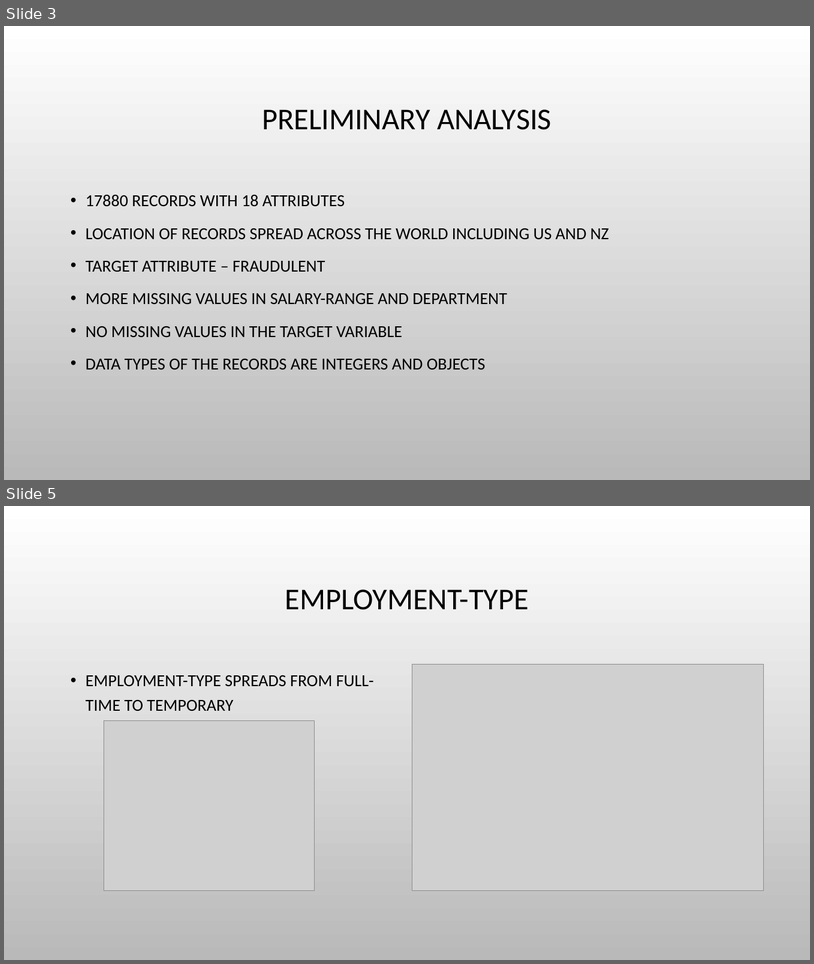
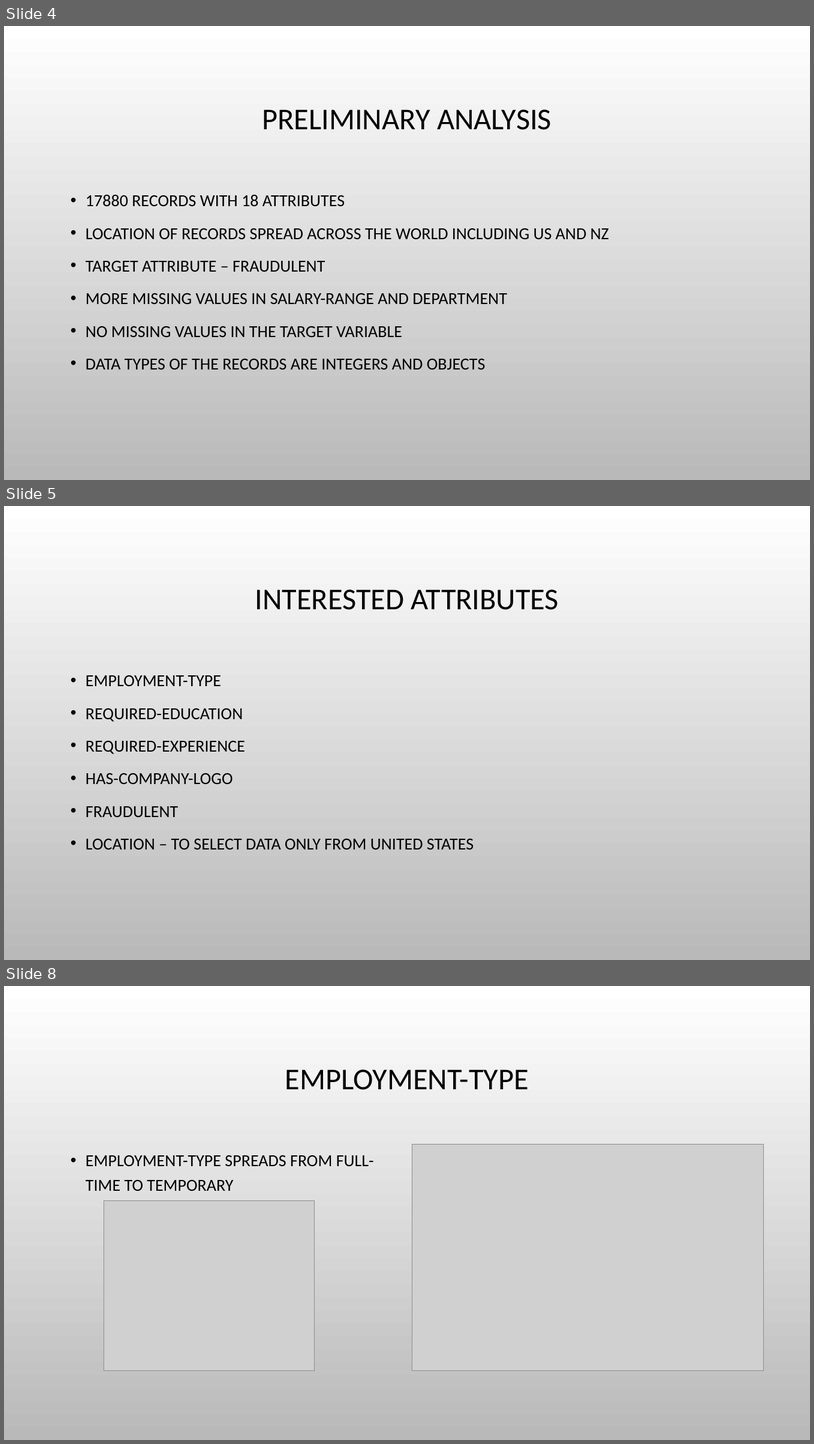
Before and after one commit to hjyoon16/Fake_Job_Post_Classification, a slide deck: 502projectPresentation.pptx. Shown one above the other, each under a label of ours: slides 3 and 5 before the commit, slides 4, 5 and 8 after it; the slides between them are not shown. The pictures are 814x964 and 814x1444 pixels, drawn with LibreOffice and Linux fonts; fonts in the diff are those of the drawing; grey boxes stand for pictures; background and template pictures are left out. Boxes give left, top, right and bottom in pixels: in the first picture for what was removed or moved away, otherwise in the second. Text is boxed around its words. In the diff, an @@ line names an element or a change of style, - is before the commit and + after.

```diff
--- a/502projectPresentation.pptx
+++ b/502projectPresentation.pptx
@@ slide 5 added at (x1=4, y1=506, x2=810, y2=960), background picture (left out) @@
@@ title added at (x1=255, y1=589, x2=559, y2=610), 36 pt, text #000000 @@
+INTERESTED ATTRIBUTES
@@ text added at (x1=86, y1=675, x2=474, y2=849), 20 pt, text #000000 @@
+• EMPLOYMENT-TYPE
+• REQUIRED-EDUCATION
+• REQUIRED-EXPERIENCE
+• HAS-COMPANY-LOGO
+• FRAUDULENT
+• LOCATION – TO SELECT DATA ONLY FROM UNITED STATES
@@ what was slide 3 is now slide 4 @@
@@ what was slide 5 is now slide 8 @@
```
Also in this commit, not shown: 3 slides changed, 3 other slides added.
